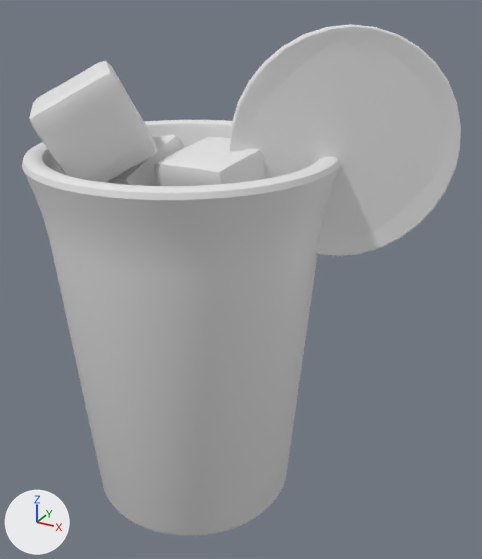
One commit to the OBJ model public/assets/drink-baked/blog0113.obj: the scene before it, then after it.
Camera for both pictures: a 50 mm camera at (3.42, -5.13, 5.07) aimed at (0.54, 0.1, 2.46). Arrows for +X, +Y and +Z are at lower left; the lights stay in place. The first picture is the older version. Where no turn or scale is listed for an object, it has been applied to the vertices.
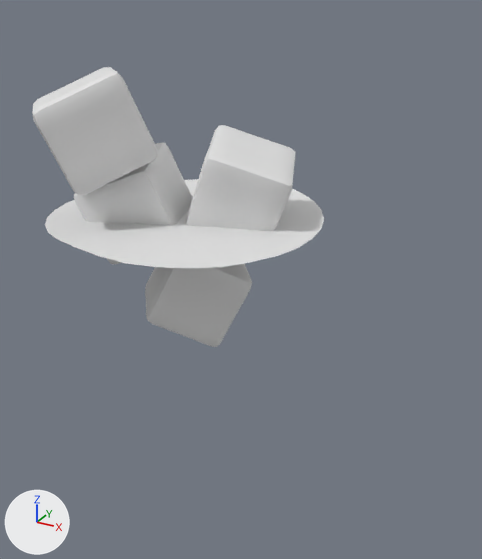
The change in detail:
me_cube is used by ob_cube; location (0.0, 0.0, 0.0).
me_cube had 386 vertices, 384 faces and spanned x -0.65..0.621, y -0.633..0.618, z 1.771..2.883.
me_cube now has 386 vertices, 384 faces and spans x -0.563..0.683, y -0.554..0.641, z 1.778..2.813.
me_cube part 1: the whole mesh is multiplied about its middle by the matrix ((-0.93, -0.339, 0.144), (0.03, 0.319, 0.947), (-0.367, 0.885, -0.286)), then moved by (0.075, 0.051, -0.031).
me_cube_001 is used by ob_cube_001; location (0.0, 0.0, 0.0).
me_cube_001 had 386 vertices, 384 faces and spanned x -0.988..0.043, y -0.532..0.559, z 2.659..3.775.
me_cube_001 now has 386 vertices, 384 faces and spans x -1.005..0.136, y -0.716..0.37, z 2.623..3.689.
me_cube_001 part 2: the whole mesh is multiplied about its middle by the matrix ((0.885, -0.419, -0.202), (0.455, 0.87, 0.189), (0.097, -0.26, 0.961)), then moved by (0.038, -0.187, -0.061).
me_cube_002 is used by ob_cube_002; location (0.0, 0.0, 0.0).
me_cube_002 had 386 vertices, 384 faces and spanned x -0.055..0.892, y -0.563..0.419, z 2.888..3.813.
me_cube_002 now has 386 vertices, 384 faces and spans x -0.089..1.092, y -0.341..0.702, z 2.797..3.875.
me_cube_002 part 3: the whole mesh is multiplied about its middle by the matrix ((0.197, -0.944, 0.263), (-0.046, -0.277, -0.96), (0.979, 0.177, -0.098)), then moved by (0.083, 0.253, -0.014).
me_cube_003 is used by ob_cube_003; location (0.0, 0.0, 0.0).
me_cube_003 had 386 vertices, 384 faces and spanned x -1.224..0.008, y -1.131..0.095, z 3.407..4.451.
me_cube_003 now has 386 vertices, 384 faces and spans x -1.172..0.05, y -1.165..0.038, z 3.403..4.426.
me_cube_003 part 4: the whole mesh is multiplied about its middle by the matrix ((0.478, -0.487, -0.731), (-0.428, 0.598, -0.678), (0.767, 0.637, 0.077)), then moved by (0.047, -0.045, -0.014).
me_plane is used by ob_plane; location (0.0, 0.0, 0.0).
me_plane had 260 vertices, 80 faces and spanned x -1.3..1.3, y -1.31..1.31, z 3.04..3.11.
me_plane now has 232 vertices, 173 faces and spans x -1.31..1.31, y -1.31..1.31, z 3.04..3.11.
me_plane part 5: 12 vertices moved from x -1.09..1.09, y -1.28..1.28, z 3.06..3.07 to x -1.1..1.1, y -1.28..1.28, z 3.06..3.07; 186 vertices removed from x -1.3..1.3, y -1.31..1.31, z 3.04..3.11; 158 vertices added at x -1.31..1.31, y -1.3..1.3, z 3.04..3.1.
Object 'Circle.001' (ob_circle_001) is deleted.
Object 'Cylinder' (ob_cylinder) is deleted.

Where the change shows, as pixel boxes (x1, y1, x2, y2) in the pictures (482 x 559 px; the box of a moved part takes in the faces that stretch with it):
'Cylinder', deleted: before (22, 120, 340, 536)
'Circle.001', deleted: before (229, 24, 461, 256)
'Cube.003', reshaped: before (29, 61, 157, 183); after (32, 67, 158, 195)
'Cube.002', reshaped: before (154, 136, 265, 186); after (185, 125, 296, 231)
'Cube.001', reshaped: before (106, 134, 185, 186); after (74, 143, 193, 264)
part 1 of me_cube, moved or reshaped (not visible before): after (145, 263, 252, 347)
part 5 of me_plane, moved or reshaped (not visible before): after (45, 179, 324, 268)
